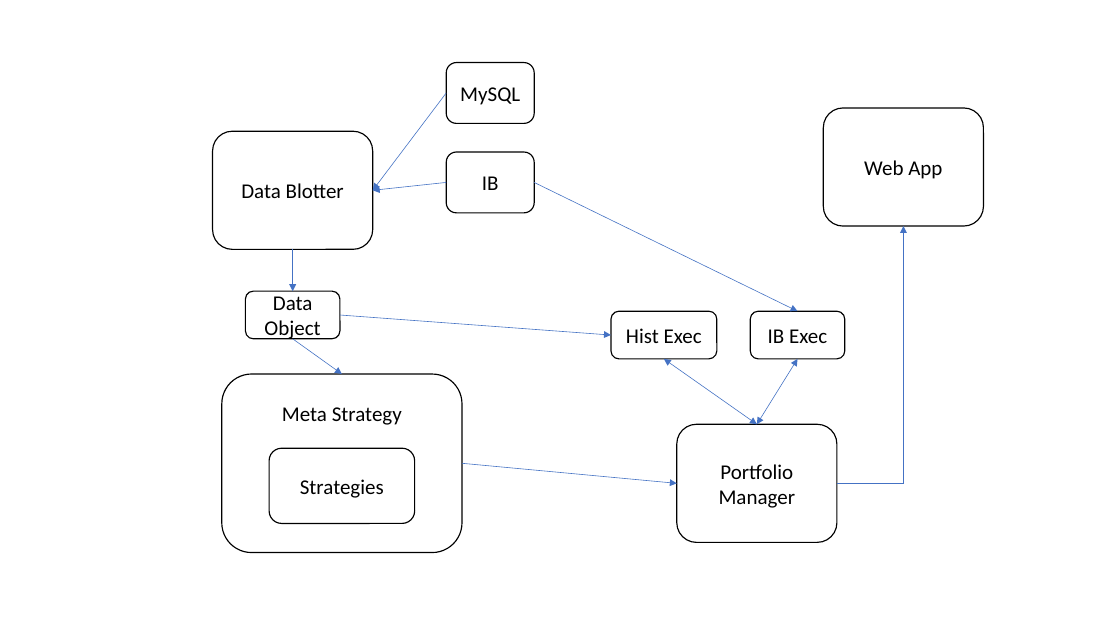
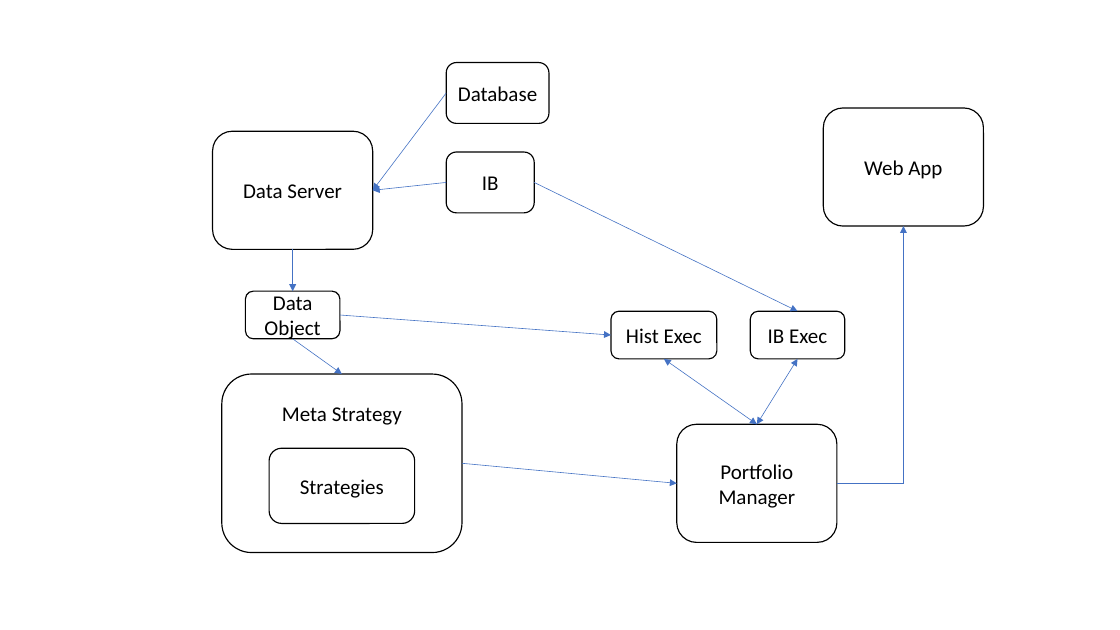
Before and after one commit to albertium/StrategyResearcher, a slide deck: slide 1 of FlowChart.pptx. Drawn at 1120x630 pixels with LibreOffice and Linux fonts; fonts in the diff are those of the drawing. Boxes give left, top, right and bottom in pixels: in the first picture for what was removed or moved away, otherwise in the second. Text is boxed around its words. In the diff, an @@ line names an element or a change of style, - is before the commit and + after.

```diff
--- a/FlowChart.pptx
+++ b/FlowChart.pptx
@@ rounded rectangle "Database": place and size @@
-rounded rectangle "Database" at (446, 62, 534, 123)
+rounded rectangle "Database" at (446, 62, 549, 123)
@@ text in rounded rectangle at (458, 86, 537, 101): text changed @@
-MySQL
+Database
@@ text in rounded rectangle at (243, 184, 342, 198): text changed @@
-Data Blotter
+Data Server
```
Also in this commit, not shown: 5 other files.
